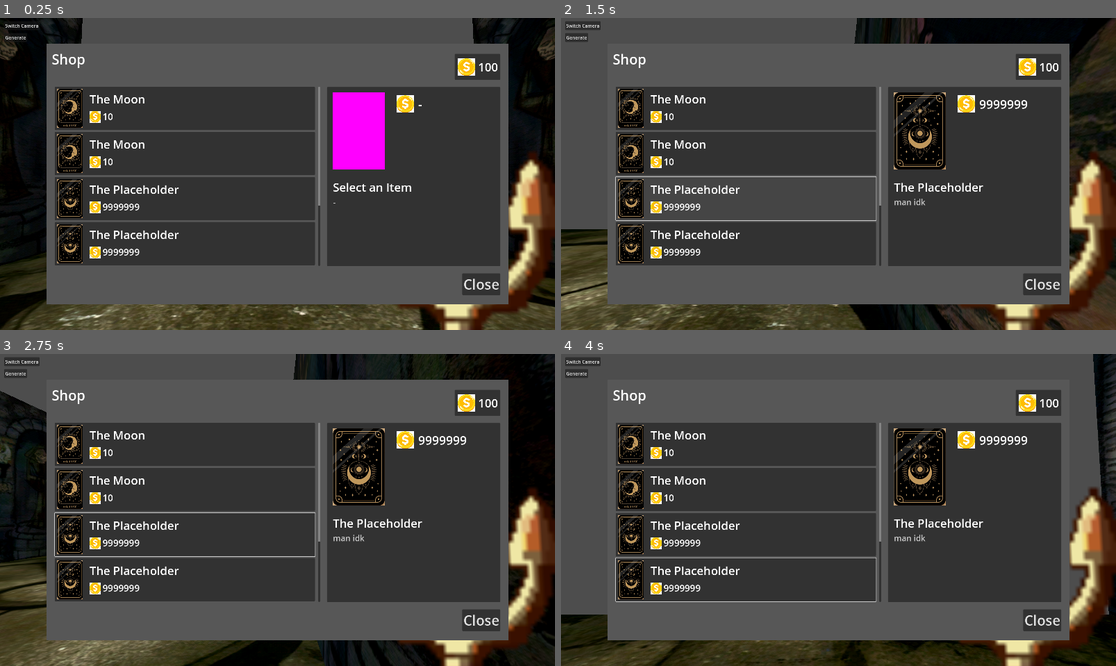
Above: before the commit, frames 1-4 (two rows, left to right).
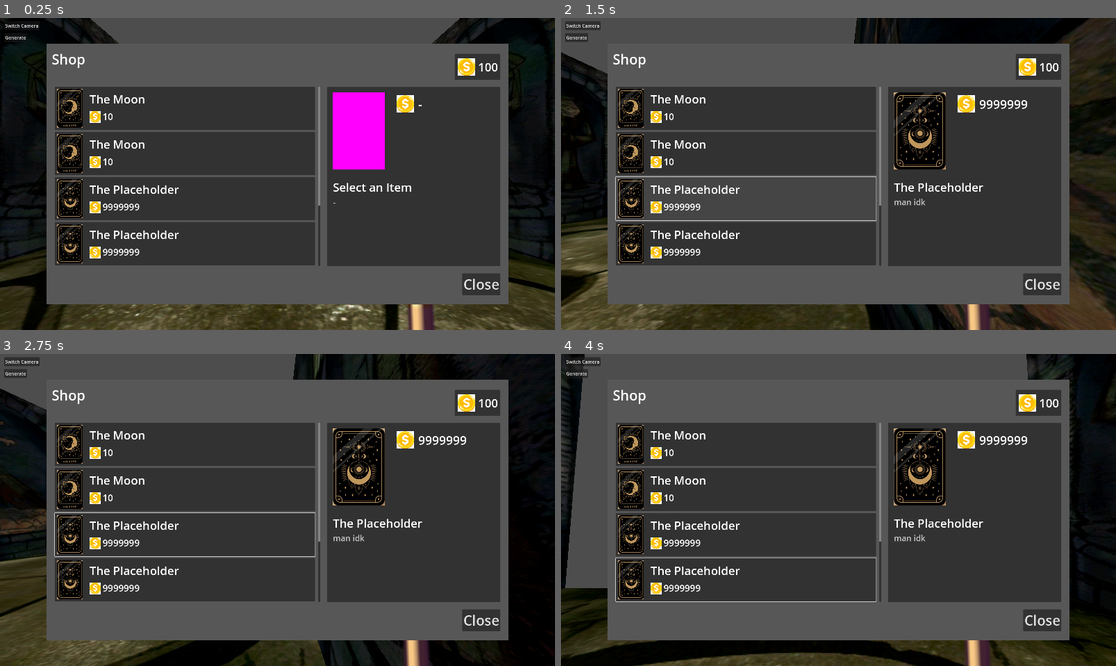
Above: after the commit, the same moments.

Repository: Team-C-623/koven_game
Game: Godot game, scene res://scenes/main3d.tscn
Two runs of this game, one before a commit and one after it. Both use one fixed random seed, a clock stepped at 60 frames per second and the inputs below.
Inputs (mouse positions are in pixels of both pictures, inside the frame that each line leads up to):
- Up to frame 1 (0.25 s): no input
- Up to frame 2 (1.5 s): move the mouse to (960, 158) at 0.52 s; hold D (right) 0.53-1.28 s; click (960, 158) at 0.6 s; move the mouse to (727, 189) at 1.27 s; hold S (down) from 1.28 s (still down); click (727, 189) at 1.35 s
- Up to frame 3 (2.75 s): move the mouse to (333, 441) at 2.02 s; release S (down) at 2.03 s; hold D (right) from 2.03 s (still down); click (333, 441) at 2.1 s
- Up to frame 4 (4 s): move the mouse to (810, 572) at 2.77 s; release D (right) at 2.78 s; hold W (up) 2.78-3.53 s; click (810, 572) at 2.85 s; move the mouse to (1005, 556) at 3.52 s; hold A (left) from 3.53 s (still down); click (1005, 556) at 3.6 s

The runs differ from the first frame. In frame 1, 9.8% of the frame differs, in the area x 0-100%, y 0-100%; in frame 2, 13%; in frame 3, 10%; in frame 4, 15%.

Commit message:
fixed shooting and added bobbing

Diff:
--- a/scenes/player_3d.tscn
+++ b/scenes/player_3d.tscn
@@ -12,12 +12,6 @@
 transform = Transform3D(0.5, 0, 0, 0, 0.5, 0, 0, 0, 0.5, 0, 0, 0)
 script = ExtResource("1_r5t1a")
 
-[node name="Wand" parent="." instance=ExtResource("2_ivwlt")]
-transform = Transform3D(1, 0, 0, 0, 1, 0, 0, 0, 1, 0.402755, 0.430794, -0.453625)
-
-[node name="pos" type="Node3D" parent="Wand"]
-transform = Transform3D(-1.10926, 0, 0.46195, 0, 1.106, 0, -2.67838, 0, -0.191318, 0, 0.266409, 0)
-
 [node name="TopDownCam" type="Camera3D" parent="."]
 transform = Transform3D(2, 0, 0, 0, -8.7423e-08, 2, 0, -2, -8.7423e-08, 0, 100, 0)
 
@@ -28,9 +22,12 @@
 [node name="CollisionShape3D" type="CollisionShape3D" parent="."]
 shape = SubResource("ConvexPolygonShape3D_lyeip")
 
-[node name="CamMount" type="Node3D" parent="."]
+[node name="head" type="Node3D" parent="."]
 transform = Transform3D(1, 0, 0, 0, 1, 0, 0, 0, 1, 0, 0.8, 0)
 
-[node name="PlayerCam" type="Camera3D" parent="CamMount"]
+[node name="PlayerCam" type="Camera3D" parent="head"]
 transform = Transform3D(2, 0, 0, 0, 1.99778, -0.0941775, 0, 0.0941775, 1.99778, 0, 0, 0)
 current = true
+
+[node name="Wand" parent="head/PlayerCam" instance=ExtResource("2_ivwlt")]
+transform = Transform3D(0.5, 0, 0, 0, 0.499445, 0.0235444, 0, -0.0235444, 0.499445, 0.201377, -0.195079, -0.217868)
--- a/scripts/player.gd
+++ b/scripts/player.gd
@@ -3,8 +3,23 @@
 const SENS = 0.4
 const SPEED = 5.0
 
-@onready var cam_mount = $CamMount
-@onready var camera = $CamMount/PlayerCam
+#bob variable
+const BOB_FREQ = 2.0
+const BOB_AMP = 0.08
+var t_bob = 0.0
+
+#FOV variable
+const BASE_FOV = 90.0
+const FOV_CHANGE = 1.5
+
+# Flame
+var flame = load("res://weapons/Flame.tscn")
+var instance
+
+@onready var cam_mount = $head
+@onready var camera = $head/PlayerCam
+@onready var wand_anim = $head/PlayerCam/Wand/AnimationPlayer
+@onready var wand_tip = $head/PlayerCam/Wand/RayCast3D
 
 func _unhandled_input(event: InputEvent) -> void:
 	# allows mouse lock and unlock
@@ -32,4 +47,27 @@
 		velocity.x = move_toward(velocity.x, 0, SPEED)
 		velocity.z = move_toward(velocity.z, 0, SPEED)
 
+	# Head bob
+	t_bob += _delta * velocity.length() * float(is_on_floor())
+	camera.transform.origin = _headbob(t_bob)
+
+	# FOV
+	var target_fov = BASE_FOV + FOV_CHANGE
+	camera.fov = lerp(camera.fov, target_fov, _delta * 8.0)
+
+	#Shooting
+	if Input.is_action_just_pressed("shoot"):
+		if !wand_anim.is_playing():
+			wand_anim.play("cast")
+			instance = flame.instantiate()
+			instance.position = wand_tip.global_position
+			instance.transform.basis = wand_tip.global_transform.basis
+			get_parent().add_child(instance)
+
 	move_and_slide()
+
+func _headbob(time) -> Vector3:
+	var pos = Vector3.ZERO
+	pos.y = sin(time * BOB_FREQ) * BOB_AMP
+	pos.x = cos(time * BOB_FREQ / 2) * BOB_AMP
+	return pos
--- a/weapons/Flame.tscn
+++ b/weapons/Flame.tscn
@@ -1,18 +1,54 @@
-[gd_scene load_steps=4 format=3 uid="uid://ct0hvhycg5d23"]
+[gd_scene load_steps=7 format=3 uid="uid://ct0hvhycg5d23"]
 
 [ext_resource type="Script" path="res://weapons/flame.gd" id="1_bn3o8"]
 [ext_resource type="Texture2D" uid="uid://d0co7b3vuhxu6" path="res://weapons/trident.png" id="1_e6hls"]
 
-[sub_resource type="CapsuleShape3D" id="CapsuleShape3D_mjw5f"]
-radius = 0.0862873
-height = 0.747651
+[sub_resource type="BoxMesh" id="BoxMesh_baskv"]
 
-[node name="Flame" type="CharacterBody3D"]
+[sub_resource type="StandardMaterial3D" id="StandardMaterial3D_wha55"]
+albedo_color = Color(1, 0.52549, 0.207843, 1)
+emission_enabled = true
+emission = Color(0.902268, 0.184881, 0.213211, 1)
+emission_energy_multiplier = 4.0
+
+[sub_resource type="ParticleProcessMaterial" id="ParticleProcessMaterial_vjij7"]
+angular_velocity_min = -1.60933e-05
+angular_velocity_max = -1.60933e-05
+radial_velocity_min = 2.99998
+radial_velocity_max = 4.99998
+
+[sub_resource type="BoxMesh" id="BoxMesh_yjbcq"]
+lightmap_size_hint = Vector2i(190, 0)
+size = Vector3(0.02, 0.02, 0.02)
+
+[node name="Flame" type="Node3D"]
 transform = Transform3D(0.3, 0, 0, 0, 0.0024923, 0.29999, 0, -0.29999, 0.0024923, 0, 0, 0)
 script = ExtResource("1_bn3o8")
 
+[node name="MeshInstance3D" type="MeshInstance3D" parent="."]
+transform = Transform3D(-0.0290005, 0, 0, 0, 7.5949e-09, 0.0183544, 0, -0.173751, 8.02297e-10, 0, 0, 0)
+mesh = SubResource("BoxMesh_baskv")
+
 [node name="flameicon" type="Sprite3D" parent="."]
+visible = false
 texture = ExtResource("1_e6hls")
 
-[node name="CollisionShape3D" type="CollisionShape3D" parent="."]
-shape = SubResource("CapsuleShape3D_mjw5f")
+[node name="RayCast3D" type="RayCast3D" parent="."]
+transform = Transform3D(1, 0, 0, 0, 0.139502, 0, 0, -1.04774e-09, 0.356618, 0.00674554, -0.00248107, 0.0735658)
+target_position = Vector3(0, 0, -1)
+
+[node name="GPUParticles3D" type="GPUParticles3D" parent="."]
+transform = Transform3D(1, 0, 0, 0, 1, 0, 0, 0, 1, 0, 0.000715981, 0.0861803)
+material_override = SubResource("StandardMaterial3D_wha55")
+emitting = false
+one_shot = true
+explosiveness = 1.0
+process_material = SubResource("ParticleProcessMaterial_vjij7")
+draw_pass_1 = SubResource("BoxMesh_yjbcq")
+
+[node name="Timer" type="Timer" parent="."]
+wait_time = 10.0
+one_shot = true
+autostart = true
+
+[connection signal="timeout" from="Timer" to="." method="_on_timer_timeout"]
--- a/weapons/flame.gd
+++ b/weapons/flame.gd
@@ -1,9 +1,20 @@
-extends CharacterBody3D
+extends Node3D
 
-@export var speed: float = 20.0
-@export var direction: Vector3 = Vector3.ZERO
+const SPEED = 40.0
+
+@onready var mesh = $MeshInstance3D
+@onready var ray = $RayCast3D
+@onready var particles = $GPUParticles3D
+
 
 # Called when the node enters the scene tree for the first time.
 func _process(delta: float) -> void:
-	velocity = direction * speed # Move Forward
-	move_and_slide()
+	position += transform.basis * Vector3(0,0, -SPEED) * delta
+	if ray.is_colliding():
+		mesh.visible = false
+		particles.emitting = true
+		await get_tree().create_timer(1.0).timeout
+		queue_free()
+
+func _on_timer_timeout() -> void:
+	queue_free()
--- a/weapons/wand.gd
+++ b/weapons/wand.gd
@@ -2,7 +2,7 @@
 
 @onready var wand: Node3D = $"."
 @onready var player_cam: Camera3D = $root/Main/Player/PlayerCam
-@onready var player: CharacterBody3D = $".."
+#@onready var player: CharacterBody3D = $".."
 const FLAME = preload("res://weapons/Flame.tscn")
 
 # Called when the node enters the scene tree for the first time.
--- a/weapons/wand.tscn
+++ b/weapons/wand.tscn
@@ -1,10 +1,57 @@
-[gd_scene load_steps=3 format=3 uid="uid://chbcgqj40iuj"]
+[gd_scene load_steps=6 format=3 uid="uid://chbcgqj40iuj"]
 
 [ext_resource type="Script" path="res://weapons/wand.gd" id="1_76yrt"]
 [ext_resource type="Texture2D" uid="uid://d0co7b3vuhxu6" path="res://weapons/trident.png" id="2_jube2"]
+
+[sub_resource type="Animation" id="Animation_5je8b"]
+resource_name = "cast"
+length = 0.1
+step = 0.01
+tracks/0/type = "value"
+tracks/0/imported = false
+tracks/0/enabled = true
+tracks/0/path = NodePath("Weaponmodel:position")
+tracks/0/interp = 1
+tracks/0/loop_wrap = true
+tracks/0/keys = {
+"times": PackedFloat32Array(0, 0.01, 0.1),
+"transitions": PackedFloat32Array(1, 1, 1),
+"update": 0,
+"values": [Vector3(0, 0, 0), Vector3(0, 0, 0.05), Vector3(0, 0, 0)]
+}
+
+[sub_resource type="Animation" id="Animation_3ac5i"]
+length = 0.001
+tracks/0/type = "value"
+tracks/0/imported = false
+tracks/0/enabled = true
+tracks/0/path = NodePath("Weaponmodel:position")
+tracks/0/interp = 1
+tracks/0/loop_wrap = true
+tracks/0/keys = {
+"times": PackedFloat32Array(0),
+"transitions": PackedFloat32Array(1),
+"update": 0,
+"values": [Vector3(0, 0, 0)]
+}
+
+[sub_resource type="AnimationLibrary" id="AnimationLibrary_v65tx"]
+_data = {
+"RESET": SubResource("Animation_3ac5i"),
+"cast": SubResource("Animation_5je8b")
+}
 
 [node name="Wand" type="Node3D"]
 script = ExtResource("1_76yrt")
 
 [node name="Weaponmodel" type="Sprite3D" parent="."]
 texture = ExtResource("2_jube2")
+
+[node name="AnimationPlayer" type="AnimationPlayer" parent="."]
+libraries = {
+"": SubResource("AnimationLibrary_v65tx")
+}
+
+[node name="RayCast3D" type="RayCast3D" parent="."]
+transform = Transform3D(1, 0, 0, 0, 1, 0, 0, 0, 1, 0, 0.136045, 0)
+target_position = Vector3(0, 0, -1)
